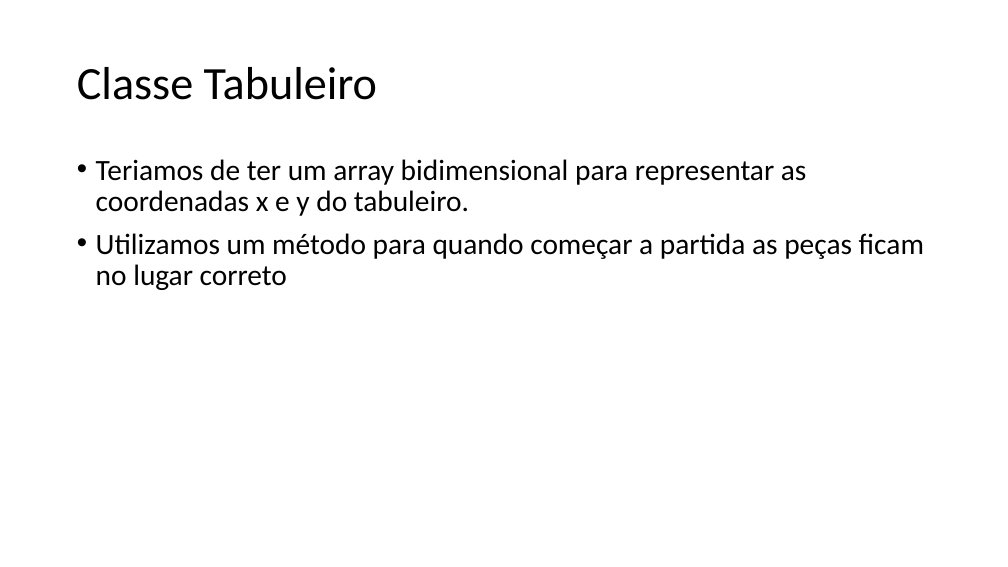
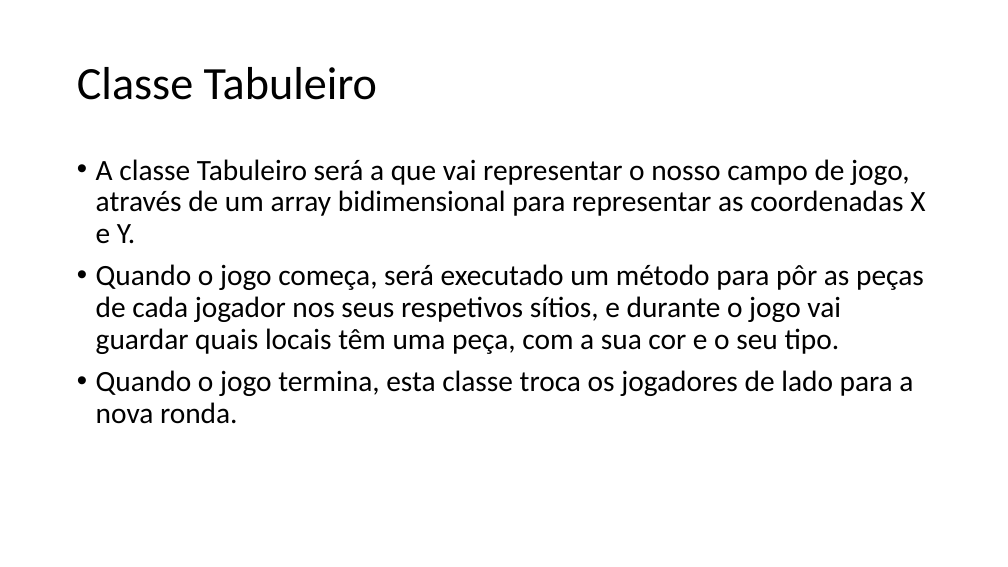
Before and after one commit to wolfmanPires/LDP, a slide deck: slide 4 of Damas.pptx (slide 5 before the commit). Drawn at 1008x567 pixels with LibreOffice and Linux fonts; fonts in the diff are those of the drawing. Boxes give left, top, right and bottom in pixels: in the first picture for what was removed or moved away, otherwise in the second. Text is boxed around its words. In the diff, an @@ line names an element or a change of style, - is before the commit and + after.

```diff
--- a/Damas.pptx
+++ b/Damas.pptx
@@ text at bbox=[96, 159, 925, 424]: text changed @@
-• Teriamos de ter um array bidimensional para representar as coordenadas x e y do tabuleiro.
-• Utilizamos um método para quando começar a partida as peças ficam no lugar correto
+• A classe Tabuleiro será a que vai representar o nosso campo de jogo, através de um array bidimensional para representar as coordenadas X e Y.
+• Quando o jogo começa, será executado um método para pôr as peças de cada jogador nos seus respetivos sítios, e durante o jogo vai guardar quais locais têm uma peça, com a sua cor e o seu tipo.
+• Quando o jogo termina, esta classe troca os jogadores de lado para a nova ronda.
```
Also in this commit, not shown: 4 other slides changed, 1 slide added, 1 slide removed.
